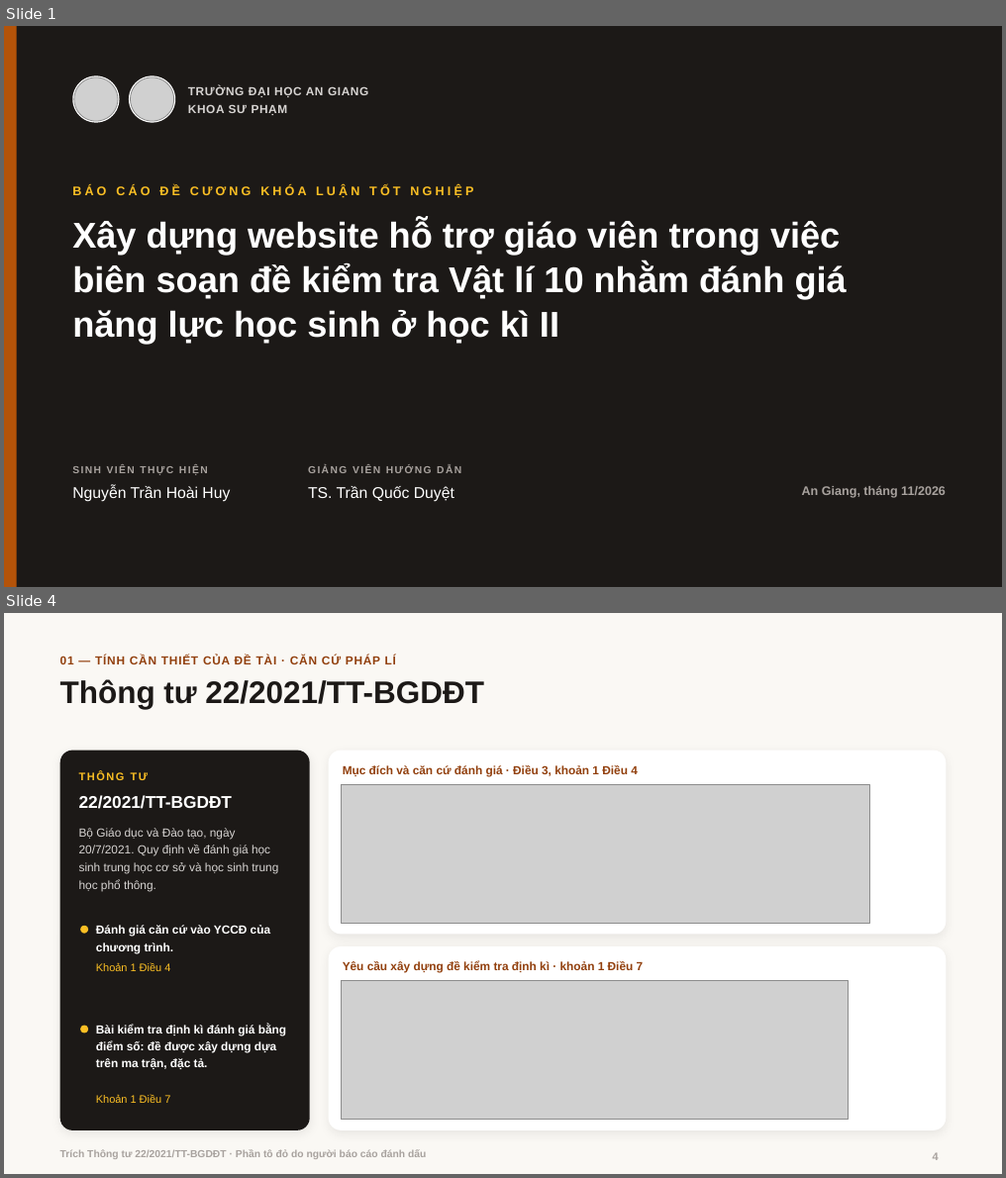
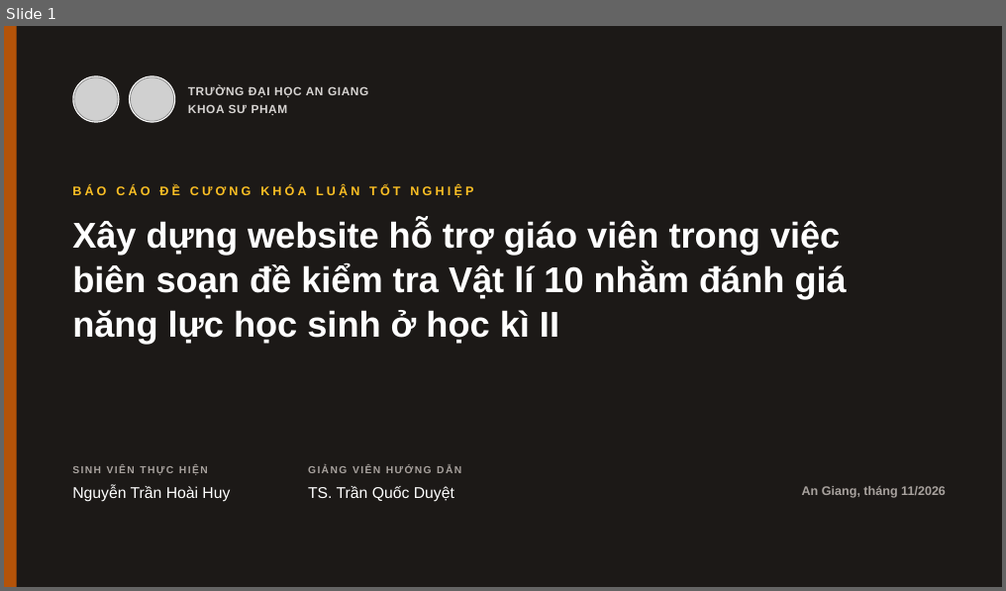
Before and after one commit to hoaihuy2609/kltn, a slide deck: tai-ve/Bao_cao_de_cuong.pptx. Shown one above the other, each under a label of ours: slides 1 and 4 before the commit, slide 1 after it; the slides between them are not shown. The pictures are 1006x1178 and 1006x591 pixels, drawn with LibreOffice and Linux fonts; fonts in the diff are those of the drawing; grey boxes stand for pictures; background and template pictures are left out. Boxes give left, top, right and bottom in pixels: in the first picture for what was removed or moved away, otherwise in the second. Text is boxed around its words. In the diff, an @@ line names an element or a change of style, - is before the commit and + after.

```diff
--- a/tai-ve/Bao_cao_de_cuong.pptx
+++ b/tai-ve/Bao_cao_de_cuong.pptx
@@ slide 4 removed at bbox=[4, 613, 1002, 1174], background #FAF8F4 @@
@@ text removed at bbox=[60, 656, 396, 664] @@
-01 — TÍNH CẦN THIẾT CỦA ĐỀ TÀI · CĂN CỨ PHÁP LÍ
@@ title removed at bbox=[60, 679, 484, 709] @@
-Thông tư 22/2021/TT-BGDĐT
@@ rounded rectangle removed at bbox=[60, 750, 310, 1131] @@
@@ rounded rectangle removed at bbox=[328, 750, 945, 934] @@
@@ text removed at bbox=[79, 772, 148, 780] @@
-THÔNG TƯ
@@ picture removed at bbox=[341, 784, 869, 923] @@
@@ text removed at bbox=[343, 764, 638, 776] @@
-Mục đích và căn cứ đánh giá · Điều 3, khoản 1 Điều 4
@@ text removed at bbox=[79, 795, 232, 809] @@
-22/2021/TT-BGDĐT
@@ text removed at bbox=[79, 828, 278, 891] @@
-Bộ Giáo dục và Đào tạo, ngày 20/7/2021. Quy định về đánh giá học sinh trung học cơ sở và học sinh trung học phổ thông.
@@ ellipse removed at bbox=[80, 926, 88, 934] @@
@@ text removed at bbox=[96, 925, 270, 954] @@
-Đánh giá căn cứ vào YCCĐ của chương trình.
@@ text removed at bbox=[96, 962, 170, 971] @@
-Khoản 1 Điều 4
@@ rounded rectangle removed at bbox=[328, 947, 945, 1131] @@
@@ text removed at bbox=[343, 961, 644, 973] @@
-Yêu cầu xây dựng đề kiểm tra định kì · khoản 1 Điều 7
@@ picture removed at bbox=[341, 981, 848, 1120] @@
@@ ellipse removed at bbox=[80, 1026, 88, 1033] @@
@@ text removed at bbox=[96, 1025, 286, 1069] @@
-Bài kiểm tra định kì đánh giá bằng điểm số: đề được xây dựng dựa trên ma trận, đặc tả.
@@ text removed at bbox=[96, 1095, 170, 1103] @@
-Khoản 1 Điều 7
@@ text removed at bbox=[60, 1150, 426, 1159] @@
-Trích Thông tư 22/2021/TT-BGDĐT · Phần tô đỏ do người báo cáo đánh dấu
@@ page number removed at bbox=[933, 1153, 939, 1160] @@
-4
```
Also in this commit, not shown: 9 slides changed, 2 slides added, 9 other slides removed, 4 other files.
